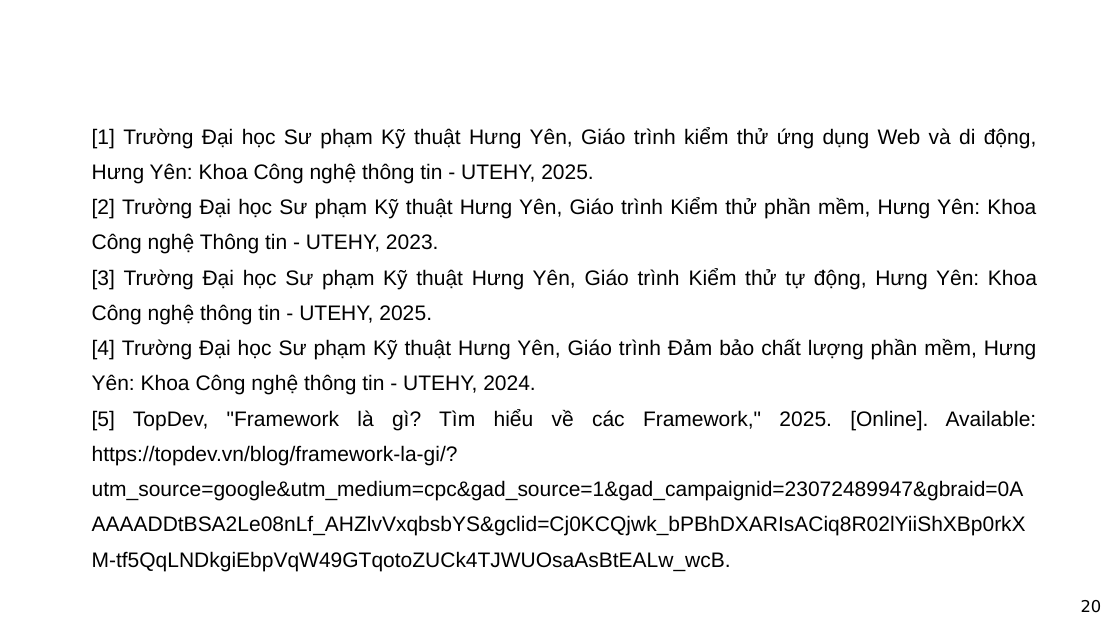
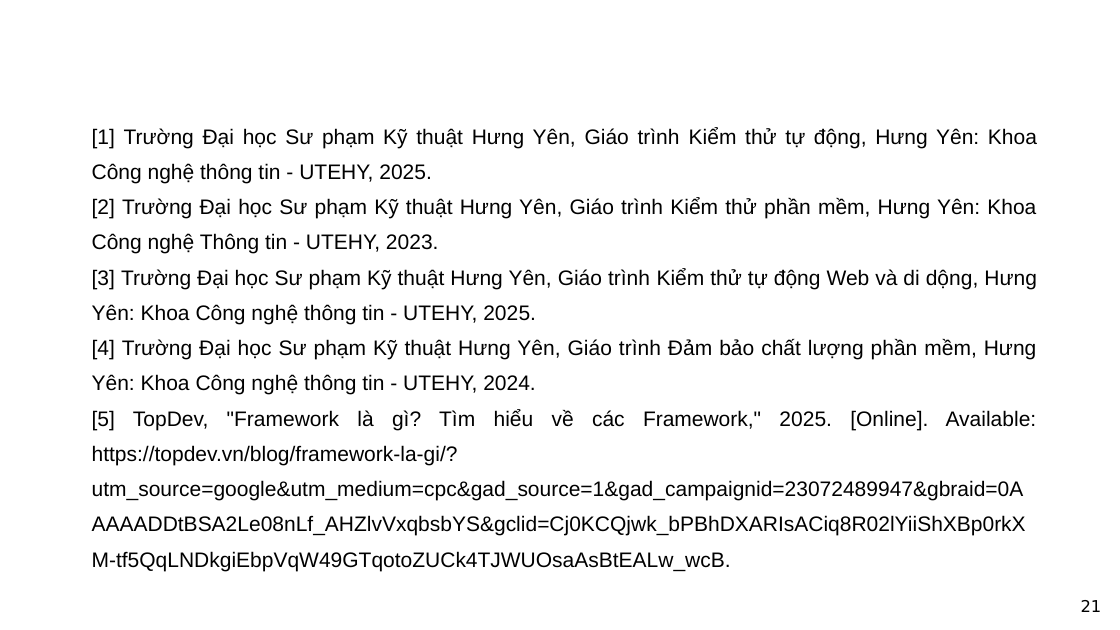
Before and after one commit to LeThiAnh06042004/DoAn4, a slide deck: slide 21 of docs/Đồ án tốt nghiệp/12522012_LeThiAnh_PPThuyetTrinh_V2.pptx (slide 20 before the commit). Drawn at 1120x630 pixels with LibreOffice and Linux fonts; fonts in the diff are those of the drawing; background and template pictures are left out. Boxes give left, top, right and bottom in pixels: in the first picture for what was removed or moved away, otherwise in the second. Text is boxed around its words. In the diff, an @@ line names an element or a change of style, - is before the commit and + after.

```diff
--- a/docs/Đồ án tốt nghiệp/12522012_LeThiAnh_PPThuyetTrinh_V2.pptx
+++ b/docs/Đồ án tốt nghiệp/12522012_LeThiAnh_PPThuyetTrinh_V2.pptx
@@ text at <box>92,127,1037,183</box>: text changed @@
-[1] Trường Đại học Sư phạm Kỹ thuật Hưng Yên, Giáo trình kiểm thử ứng dụng Web và di động, Hưng Yên: Khoa Công nghệ thông tin - UTEHY, 2025.
+[1] Trường Đại học Sư phạm Kỹ thuật Hưng Yên, Giáo trình Kiểm thử tự động, Hưng Yên: Khoa Công nghệ thông tin - UTEHY, 2025.
@@ text at <box>92,268,1037,324</box>: text changed @@
-[3] Trường Đại học Sư phạm Kỹ thuật Hưng Yên, Giáo trình Kiểm thử tự động, Hưng Yên: Khoa Công nghệ thông tin - UTEHY, 2025.
+[3] Trường Đại học Sư phạm Kỹ thuật Hưng Yên, Giáo trình Kiểm thử tự động Web và di dộng, Hưng Yên: Khoa Công nghệ thông tin - UTEHY, 2025.
@@ page number at <box>1081,600,1102,612</box>: text changed @@
-20
+21
```
Also in this commit, not shown: 10 other slides changed, 3 slides added, 2 slides removed, 16 other files.
